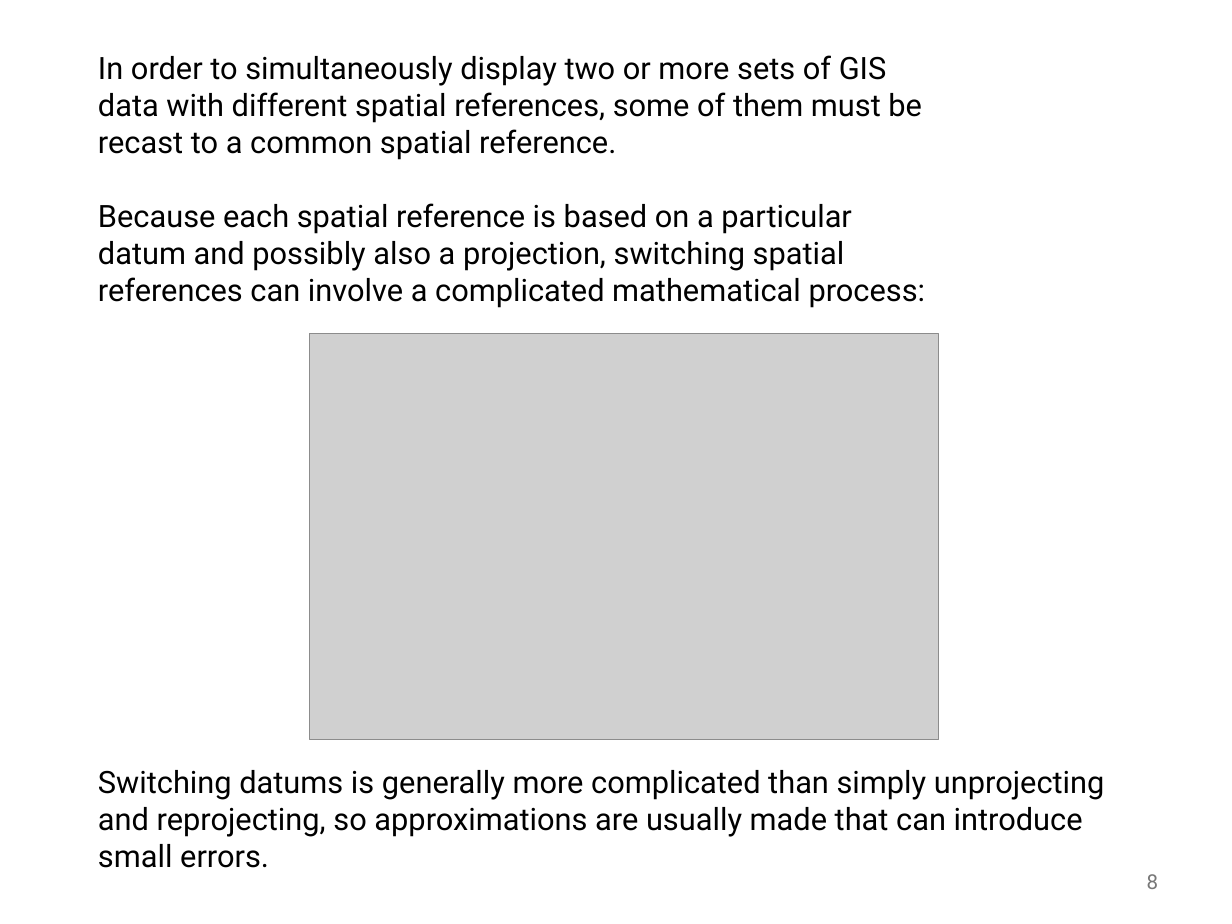
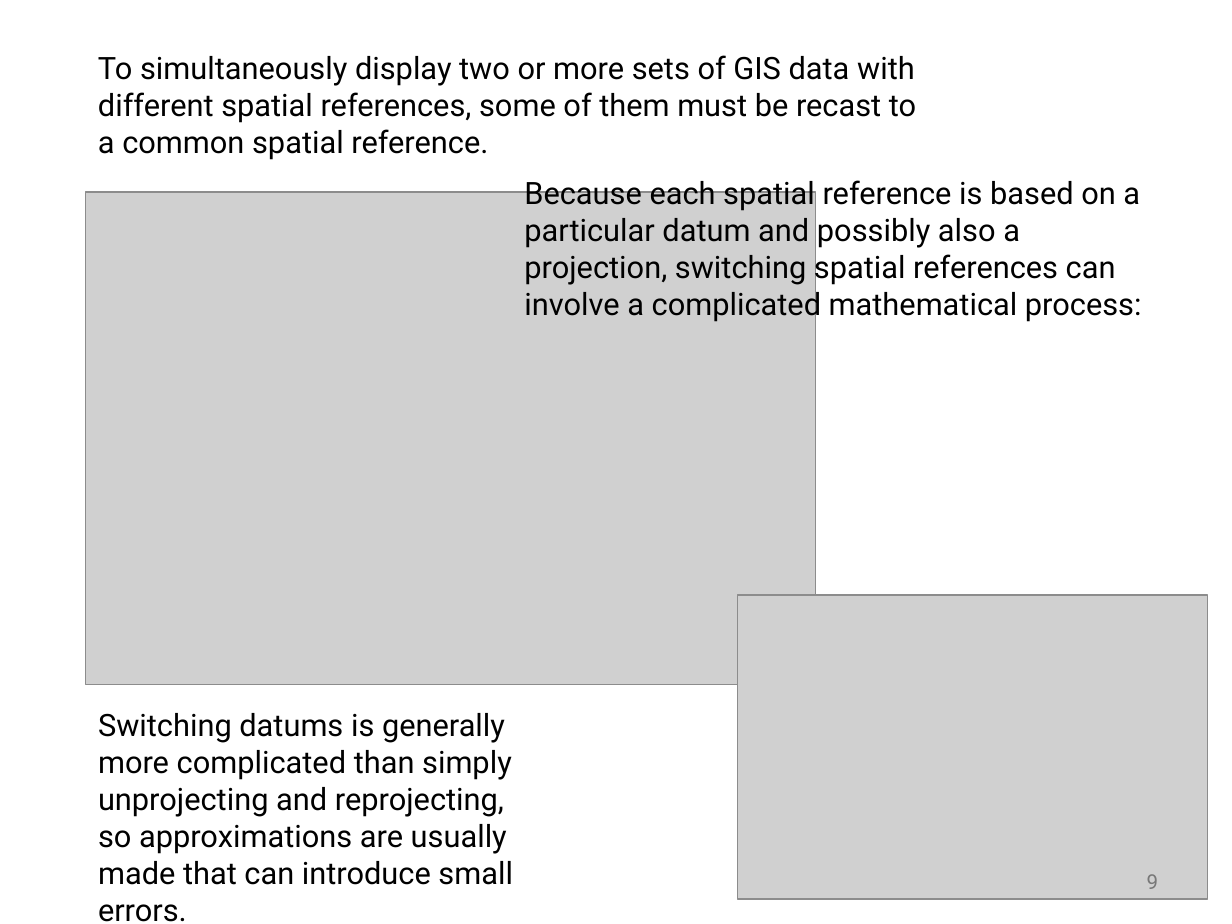
Before and after one commit to abuabara/abuabara.github.io, a slide deck: slide 9 of DAEN489S26/week10_slides.pptx (slide 8 before the commit). Drawn at 1232x924 pixels with LibreOffice and Linux fonts; fonts in the diff are those of the drawing; grey boxes stand for pictures. Boxes give left, top, right and bottom in pixels: in the first picture for what was removed or moved away, otherwise in the second. Text is boxed around its words. In the diff, an @@ line names an element or a change of style, - is before the commit and + after.

```diff
--- a/DAEN489S26/week10_slides.pptx
+++ b/DAEN489S26/week10_slides.pptx
@@ text at (x1=98, y1=55, x2=916, y2=160): text changed @@
-In order to simultaneously display two or more sets of GIS data with different spatial references, some of them must be recast to a common spatial reference.
-Because each spatial reference is based on a particular datum and possibly also a projection, switching spatial references can involve a complicated mathematical process:
+To simultaneously display two or more sets of GIS data with different spatial references, some of them must be recast to a common spatial reference.
@@ text added at (x1=524, y1=176, x2=1142, y2=323), 18 pt, text #000000 @@
+Because each spatial reference is based on a particular datum and possibly also a projection, switching spatial references can involve a complicated mathematical process:
@@ picture added at (x1=86, y1=192, x2=817, y2=685) @@
@@ picture resized from (x1=309, y1=334, x2=939, y2=740) to (x1=737, y1=595, x2=1207, y2=899) @@
@@ text "Switching datums is generally more ..." rewrapped from (x1=98, y1=770, x2=1105, y2=868) to (x1=98, y1=713, x2=513, y2=885) @@
@@ page number at (x1=1147, y1=874, x2=1159, y2=889): text changed @@
-8
+9
```
Also in this commit, not shown: 12 other slides changed, 1 slide added, 1 other file.
